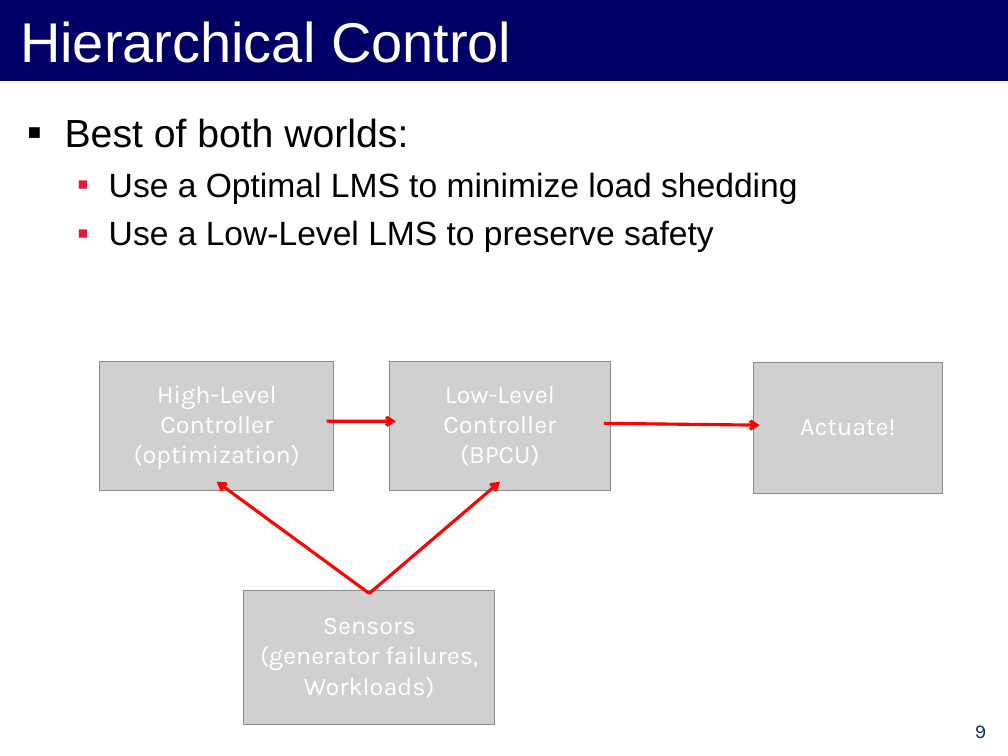
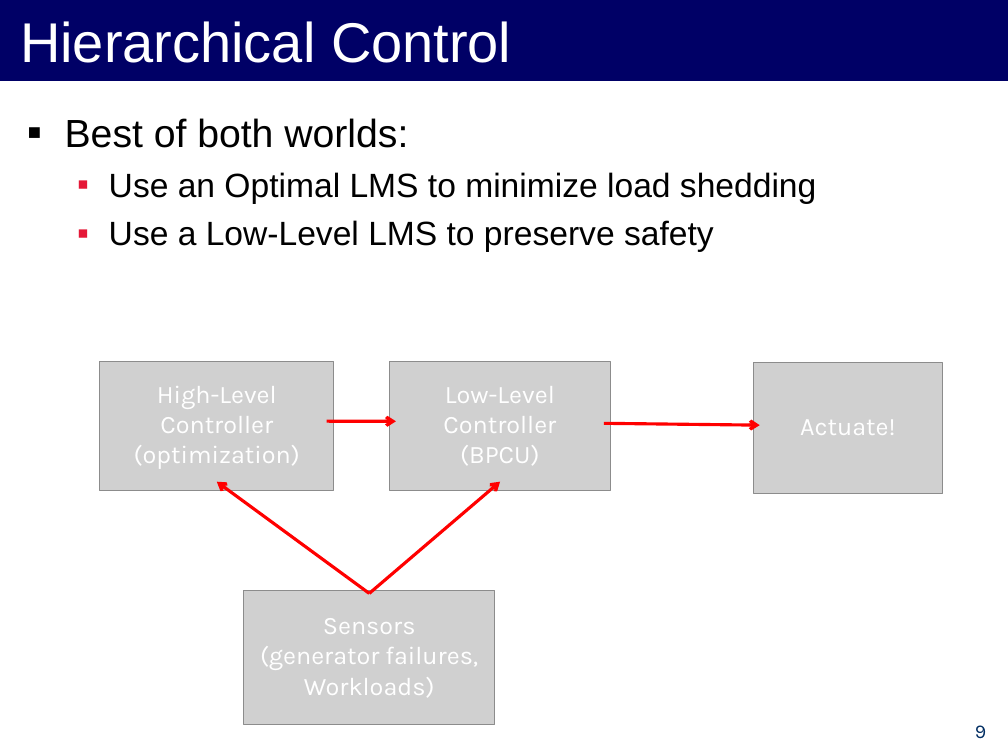
Before and after one commit to forresti/optimal_load_management, a slide deck: slide 9 of project/12-3-12_Presentation.ppt. Drawn at 1008x756 pixels with LibreOffice and Linux fonts; fonts in the diff are those of the drawing; grey boxes stand for pictures. Boxes give left, top, right and bottom in pixels: in the first picture for what was removed or moved away, otherwise in the second. Text is boxed around its words. In the diff, an @@ line names an element or a change of style, - is before the commit and + after.

```diff
--- a/project/12-3-12_Presentation.ppt
+++ b/project/12-3-12_Presentation.ppt
@@ text at <box>109,172,816,204</box>: text changed @@
-  ▪ Use a Optimal LMS to minimize load shedding
+  ▪ Use an Optimal LMS to minimize load shedding
```
Also in this commit, not shown: 2 other slides changed, 9 slides added, 3 slides removed.
